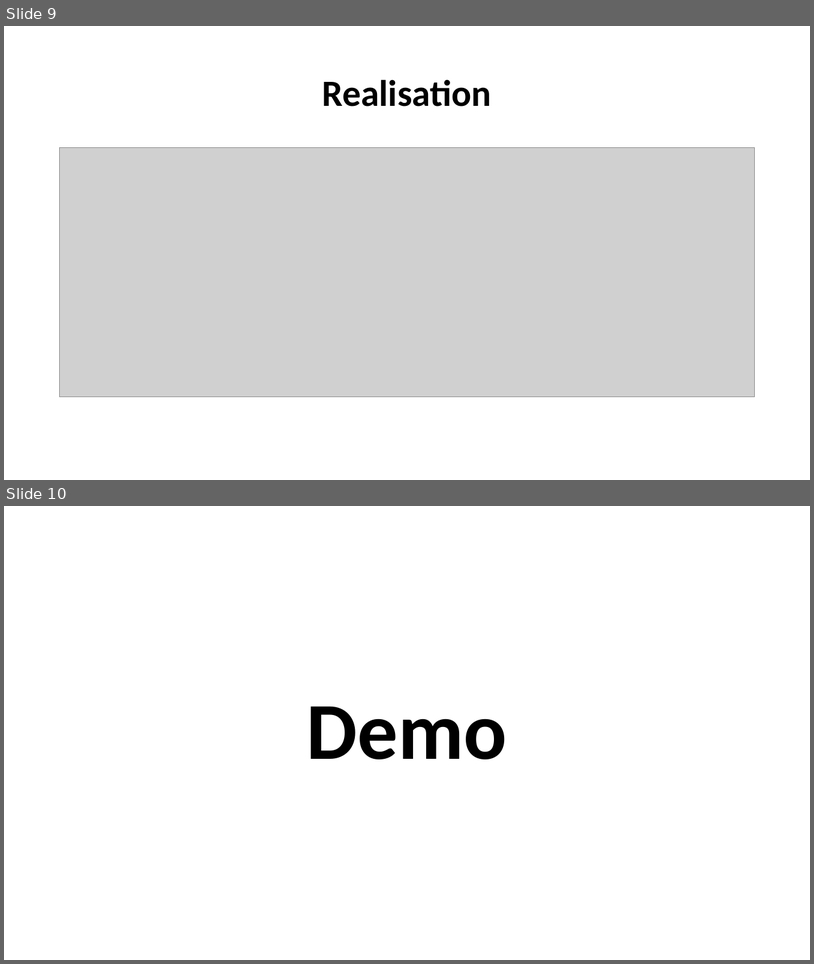
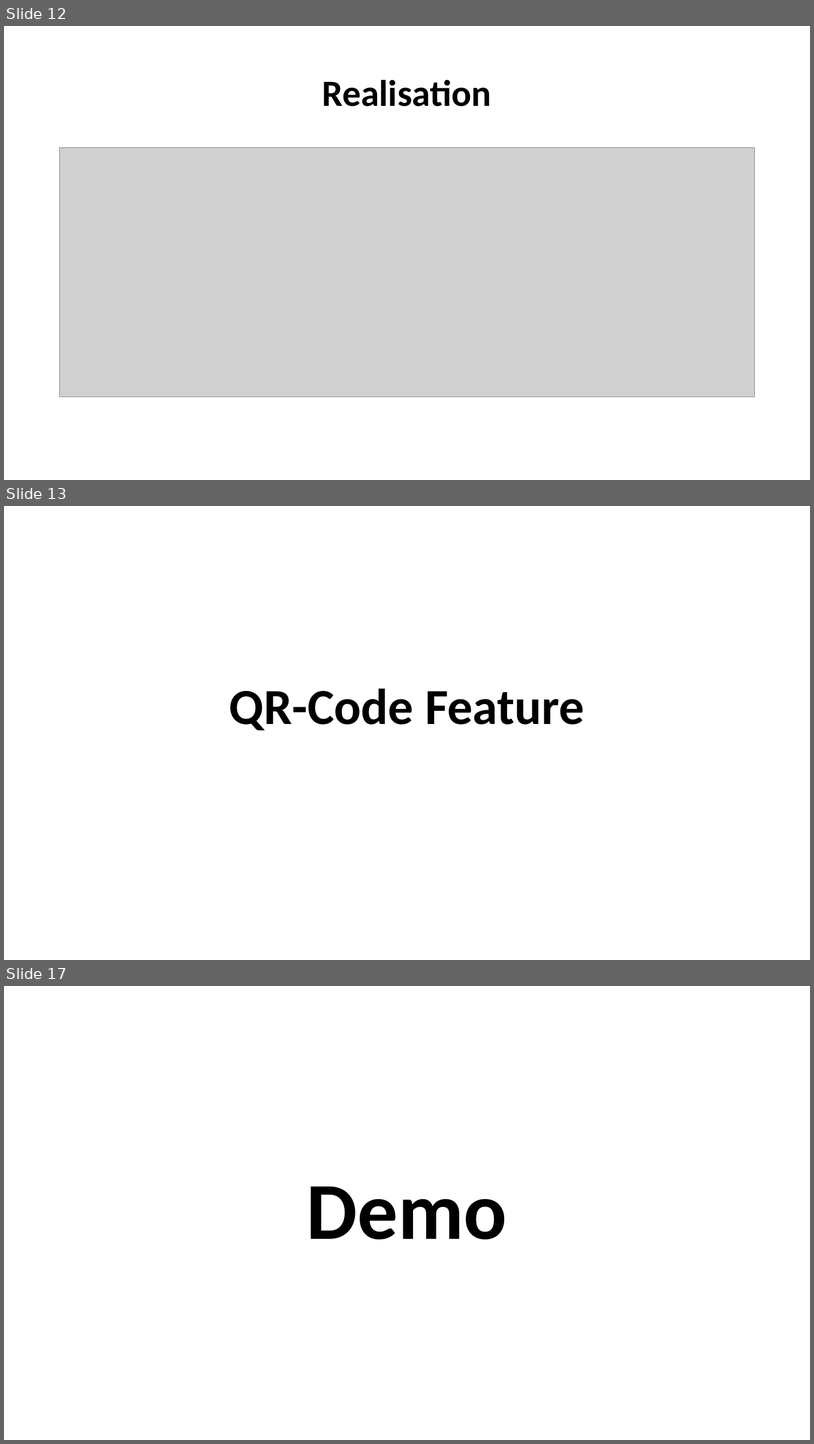
Before and after one commit to team37s1/e-advertisement, a slide deck: PredictionFeature/smart_reservoir(demo).pptx. Shown one above the other, each under a label of ours: slides 9 and 10 before the commit, slides 12, 13 and 17 after it; the slides between them are not shown. The pictures are 814x964 and 814x1444 pixels, drawn with LibreOffice and Linux fonts; fonts in the diff are those of the drawing; grey boxes stand for pictures. Boxes give left, top, right and bottom in pixels: in the first picture for what was removed or moved away, otherwise in the second. Text is boxed around its words. In the diff, an @@ line names an element or a change of style, - is before the commit and + after.

```diff
--- a/PredictionFeature/smart_reservoir(demo).pptx
+++ b/PredictionFeature/smart_reservoir(demo).pptx
@@ slide 13 added at (4, 506, 810, 960), background #FFFFFF @@
@@ title added at (230, 688, 585, 730), 60 pt, text #000000, bold @@
+QR-Code Feature
@@ what was slide 9 is now slide 12 @@
@@ what was slide 10 is now slide 17 @@
```
Also in this commit, not shown: 1 slide changed, 7 other slides added, 1 slide removed.
